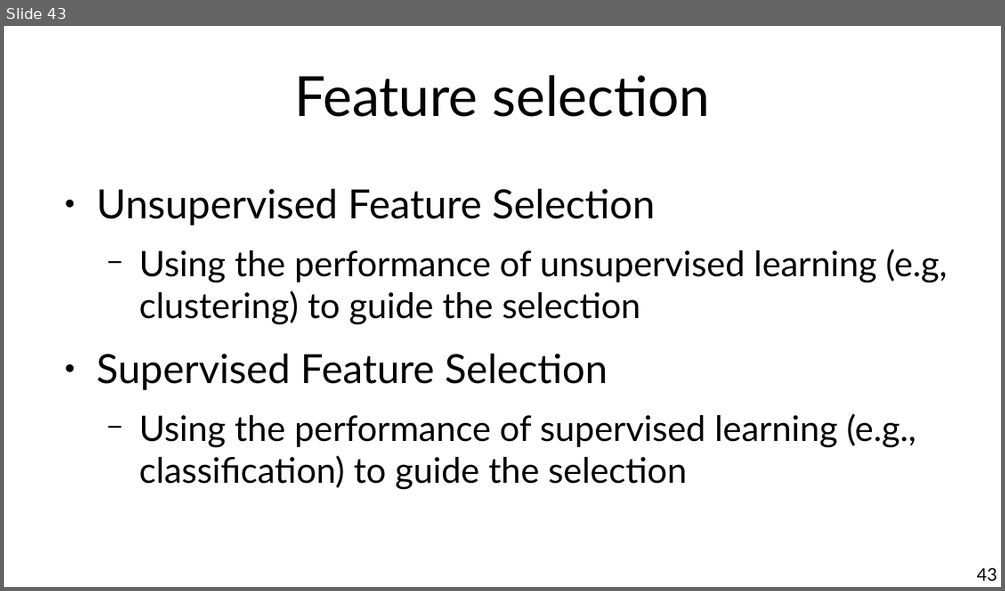
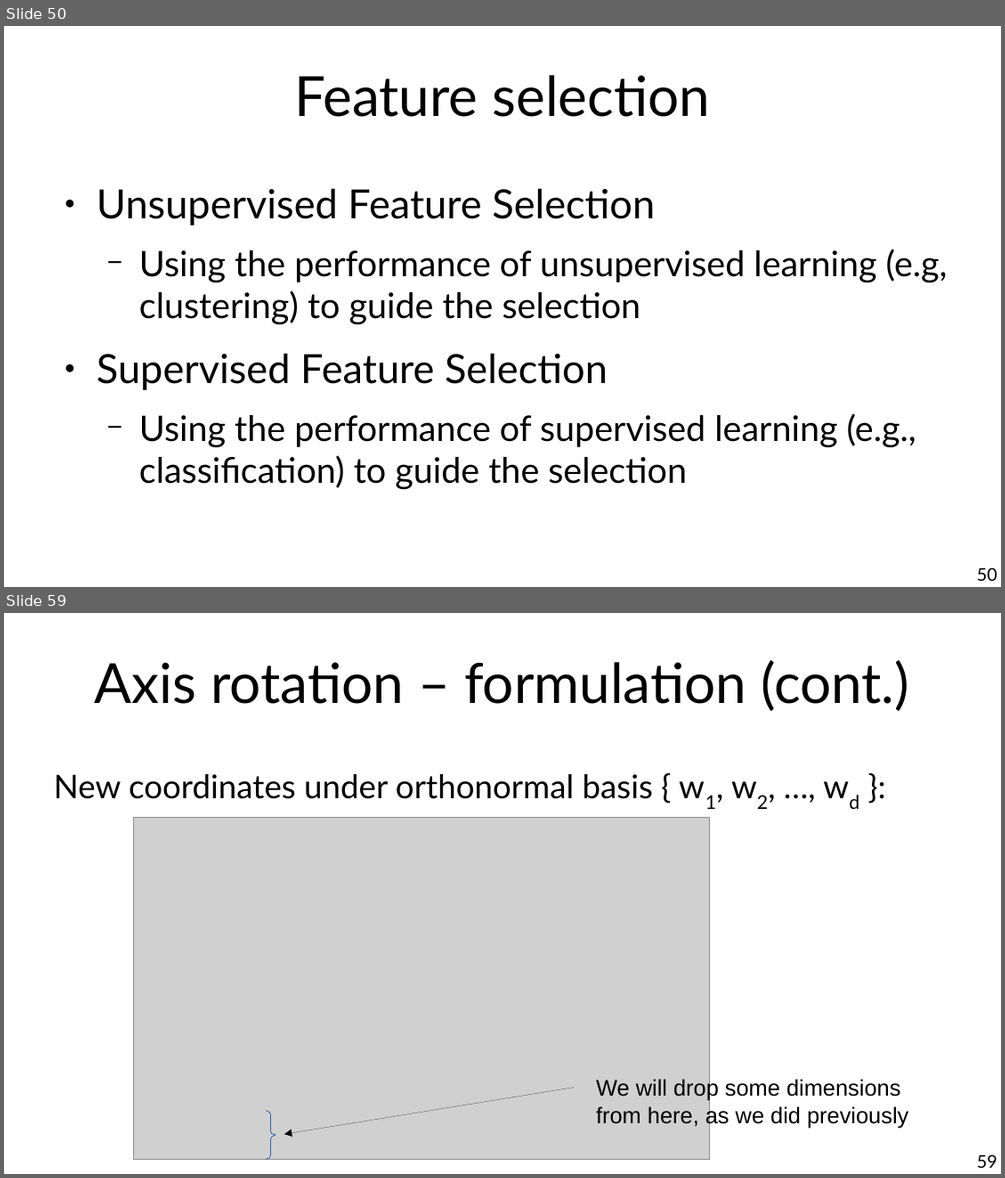
Before and after one commit to chatox/data-mining-course, a slide deck: theory/tt02_data_preparation.odp. Shown one above the other, each under a label of ours: slide 43 before the commit, slides 50 and 59 after it; the slides between them are not shown. The pictures are 1005x591 and 1005x1178 pixels, drawn with LibreOffice and Linux fonts; fonts in the diff are those of the drawing; grey boxes stand for pictures. Boxes give left, top, right and bottom in pixels: in the first picture for what was removed or moved away, otherwise in the second. Text is boxed around its words. In the diff, an @@ line names an element or a change of style, - is before the commit and + after.

```diff
--- a/theory/tt02_data_preparation.odp
+++ b/theory/tt02_data_preparation.odp
@@ slide 59 added at [4, 613, 1001, 1174], background #FFFFFF @@
@@ title added at [95, 660, 909, 711], 44 pt, text #000000 @@
+Axis rotation – formulation (cont.)
@@ text added at [54, 774, 653, 799], 26 pt, text #000000 @@
+New coordinates under orthonormal basis { w1, w2, …, wd }:
@@ picture added at [133, 818, 710, 1159] @@
@@ arrow added from (574, 1087) to (284, 1134), #000000 0 pt @@
@@ text added at [596, 1078, 908, 1127], 18 pt, text #000000 @@
+We will drop some dimensions
+from here, as we did previously
@@ freeform shape added at [267, 1111, 275, 1159], outline #3465A4 0 pt @@
@@ page number added at [977, 1154, 997, 1167], 14 pt, text #000000 @@
+59
@@ what was slide 43 is now slide 50 @@
@@ page number at [977, 567, 997, 580]: text changed @@
-43
+50
```
Also in this commit, not shown: 2 slides changed, 18 other slides added.
